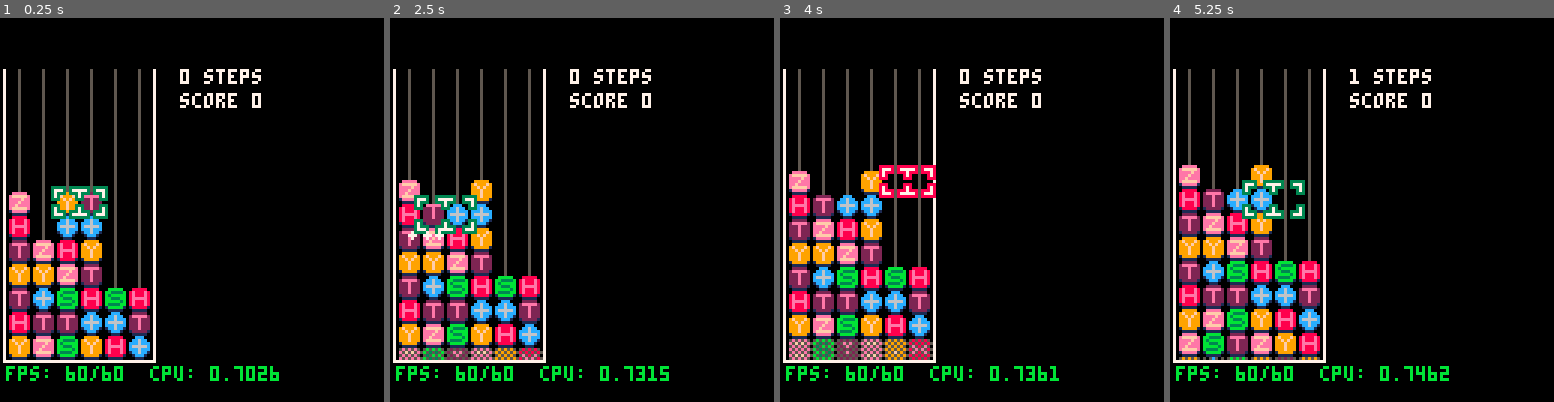
Above: before the commit, frames 1-4 (left to right).
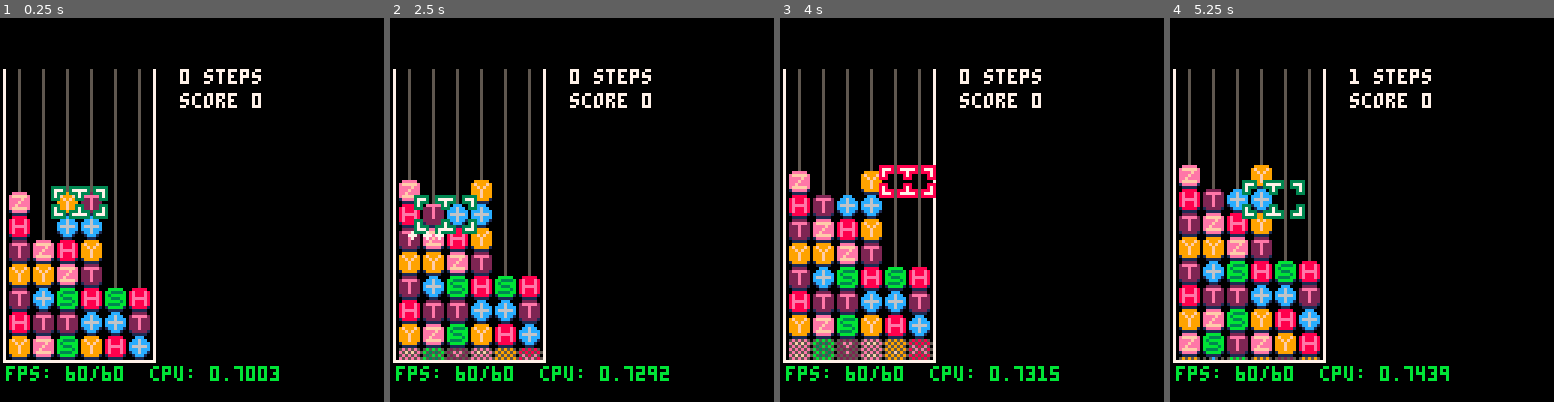
Above: after the commit, the same moments.

Repository: qniapp/quantattack
Game: PICO-8 cartridge qitaev.p8
Two runs of this game, one before a commit and one after it. Both use one fixed random seed, a clock stepped at 60 frames per second and the inputs below.
Inputs:
- Up to frame 1 (0.25 s): no input
- Up to frame 2 (2.5 s): tap O (Z key) at 0.33, 0.7, 1.43, 2.22 s; tap X (X key) at 1.07, 2.07, 2.4 s; hold Left 1.97-2.37 s; hold Down from 2.42 s (still down)
- Up to frame 3 (4 s): tap X (X key) every 0.33 s from 2.73 to 3.73 s; release Down at 2.82 s; hold Right 2.87-3.53 s; tap O (Z key) at 3.1, 3.98 s; hold Up from 3.58 s (still down)
- Up to frame 4 (5.25 s): tap X (X key) every 0.33 s from 4.07 to 5.07 s; release Up at 4.08 s; hold Right 4.13-4.53 s; hold Down 4.58-5.08 s; tap O (Z key) at 4.87 s; hold Left from 5.13 s (still down)

The runs differ from the first frame. In frame 1, less than 0.1% of the frame differs, in the area x 67-73%, y 90-94%; in frame 2, 0.1%, in the area x 64-73%, y 90-95%; in frame 3, less than 0.1%; in frame 4, less than 0.1%.

Commit message:
パフォーマンスの問題を修正

Diff:
--- a/board.lua
+++ b/board.lua
@@ -16,9 +16,9 @@
         self._gate = {}
         self.raised_dots = 0
 
-        for x = 1, self.cols do
-          self._gate[x] = {}
-          for y = self.rows_plus_next_rows, 1, -1 do
+        for y = 1, self.rows_plus_next_rows do
+          self._gate[y] = {}
+          for x = 1, self.cols do
             self:put(x, y, i_gate:new())
           end
         end
@@ -50,20 +50,14 @@
         -- assert(y >= 1)
         -- assert(y <= self.rows_plus_next_rows)
 
-        local gate = self._gate[x][y]
+        local gate = self._gate[y][x]
         assert(gate)
 
         return gate
       end,
 
       row = function(self, y)
-        local r = {}
-
-        for x = 1, self.cols do
-          add(r, self:gate_at(x, y))
-        end
-
-        return r
+        return self._gate[y]
       end,
 
       reducible_gate_at = function(self, x, y)
@@ -78,7 +72,7 @@
         assert(y and y >= 1 and y <= self.rows_plus_next_rows)
         assert(gate._type)
 
-        self._gate[x][y] = gate
+        self._gate[y][x] = gate
       end,
 
       screen_x = function(self, board_x)
--- a/garbage_unitary_match.lua
+++ b/garbage_unitary_match.lua
@@ -2,7 +2,7 @@
   new = function(self, width)
     local gate = quantum_gate:new("garbage_unitary_match")
 
-    gate._state = "match"
+    gate._state = "idle"
     gate._width = width
     gate._sprites = {
       idle = 70,
--- a/quantum_gate.lua
+++ b/quantum_gate.lua
@@ -127,11 +127,11 @@
         if new_state == "idle" then
           assert(is_swapping(self) or is_dropped(self) or is_match(self) or is_disappearing(self))
         elseif new_state == "swapping_with_left" then
-          assert(is_idle(self)or is_dropped(self))
+          assert(is_idle(self) or is_dropped(self))
         elseif new_state == "swapping_with_right" then
           assert(is_idle(self) or is_dropped(self))
         elseif new_state == "dropped" then
-          assert(is_idle(self)or is_dropped(self))
+          assert(is_idle(self) or is_dropped(self))
         elseif new_state == "match" then
           -- assert(is_reducible(self))
         end
Not shown, changed: index.js
